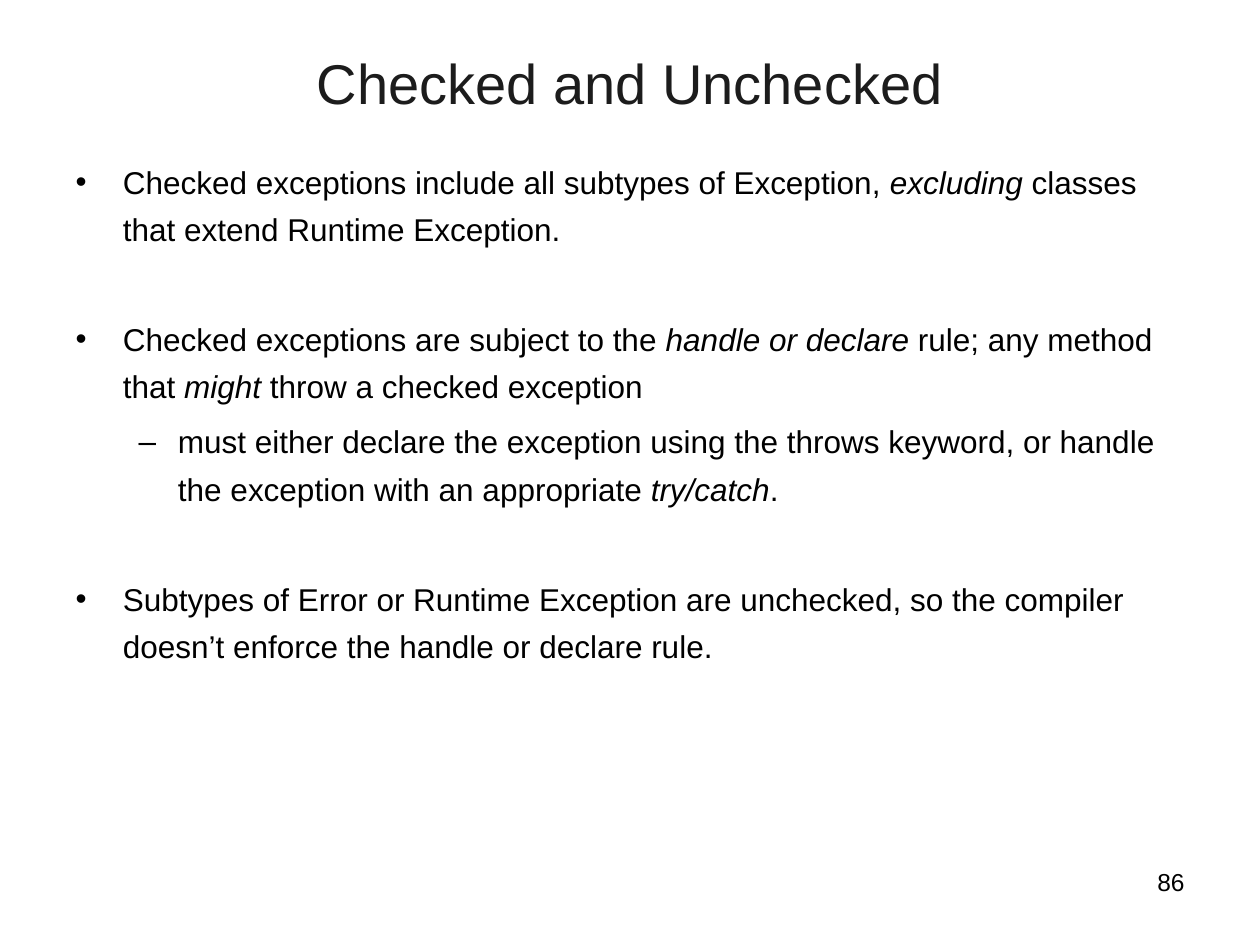
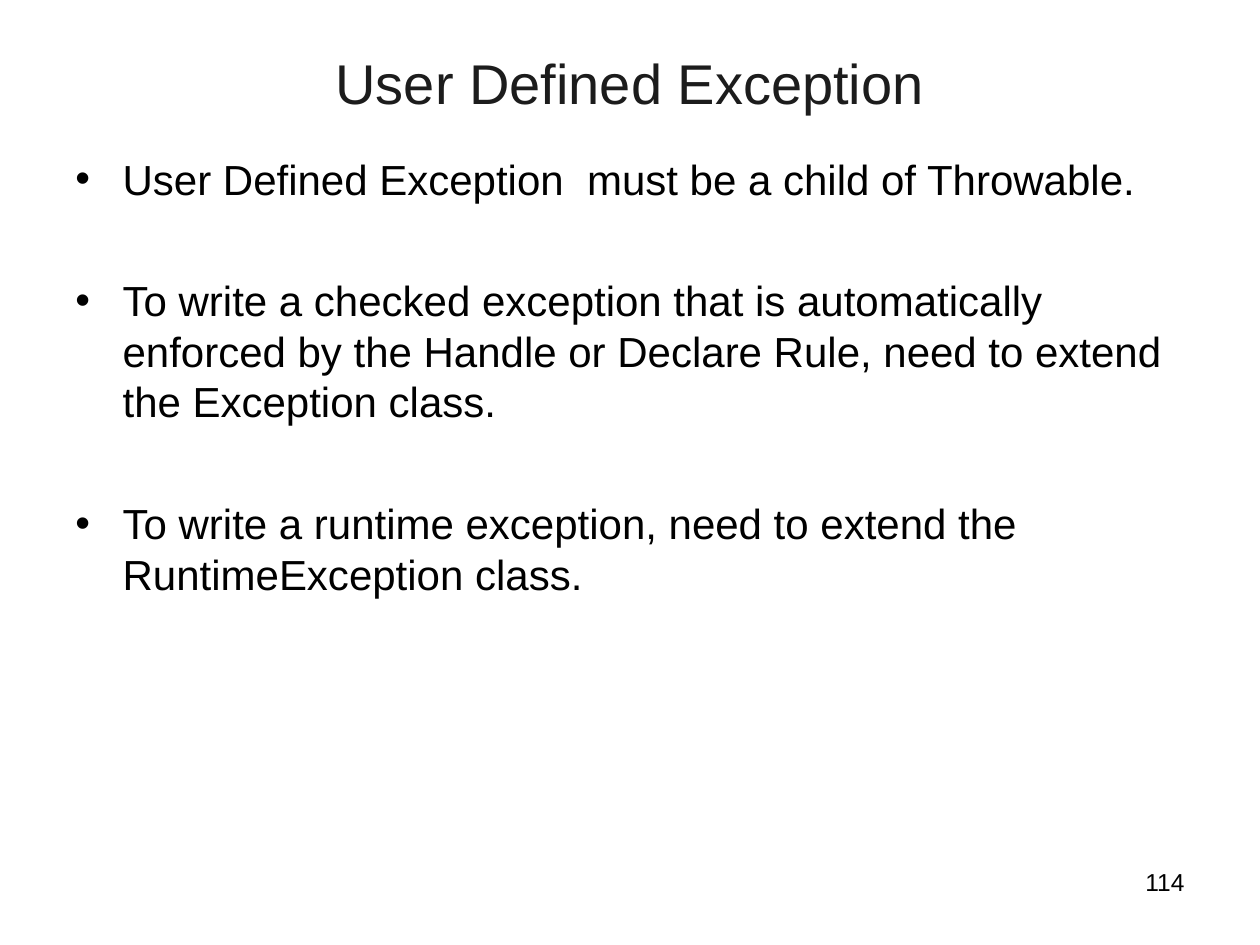
Before and after one commit to vatsanTraining/freshers_dec_2021, a slide deck: slide 114 of JavaModule_2_Excella.ppt (slide 86 before the commit). Drawn at 1260x945 pixels with LibreOffice and Linux fonts; fonts in the diff are those of the drawing; background and template pictures are left out. Boxes give left, top, right and bottom in pixels: in the first picture for what was removed or moved away, otherwise in the second. Text is boxed around its words. In the diff, an @@ line names an element or a change of style, - is before the commit and + after.

```diff
--- a/JavaModule_2_Excella.ppt
+++ b/JavaModule_2_Excella.ppt
@@ title at [335, 63, 924, 115]: text changed @@
-Checked and Unchecked
+User Defined Exception
@@ text at [123, 164, 1161, 598]: text changed; size 18 to 24 pt @@
-• Checked exceptions include all subtypes of Exception, excluding classes that extend Runtime Exception.
-• Checked exceptions are subject to the handle or declare rule; any method that might throw a checked exception
-  – must either declare the exception using the throws keyword, or handle the exception with an appropriate try/catch.
-• Subtypes of Error or Runtime Exception are unchecked, so the compiler doesn’t enforce the handle or declare rule.
+• User Defined Exception must be a child of Throwable.
+• To write a checked exception that is automatically enforced by the Handle or Declare Rule, need to extend the Exception class.
+• To write a runtime exception, need to extend the RuntimeException class.
@@ page number at [1145, 874, 1184, 891]: text changed @@
-86
+114
```
Also in this commit, not shown: 11 other slides changed, 16 slides added, 9 slides removed.
